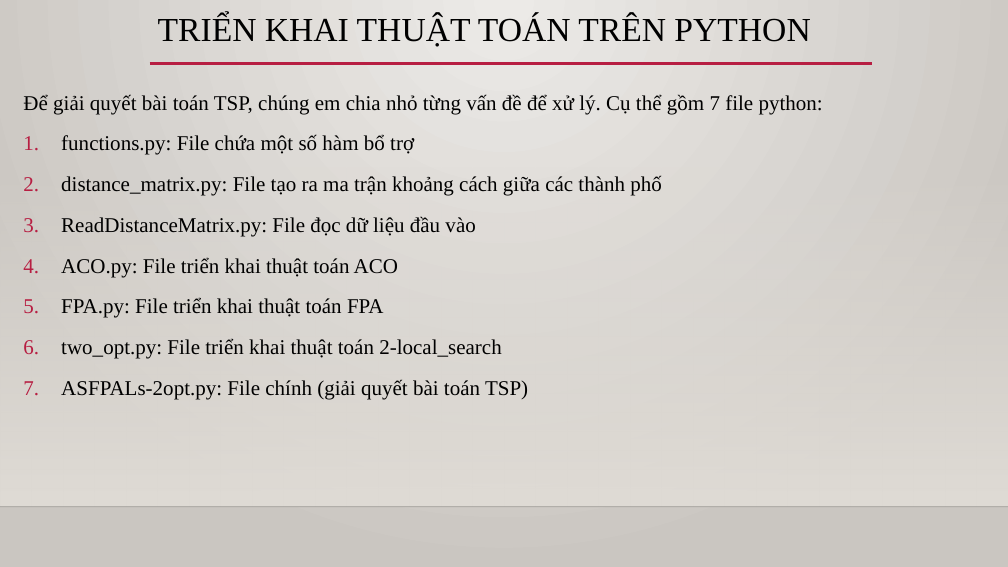
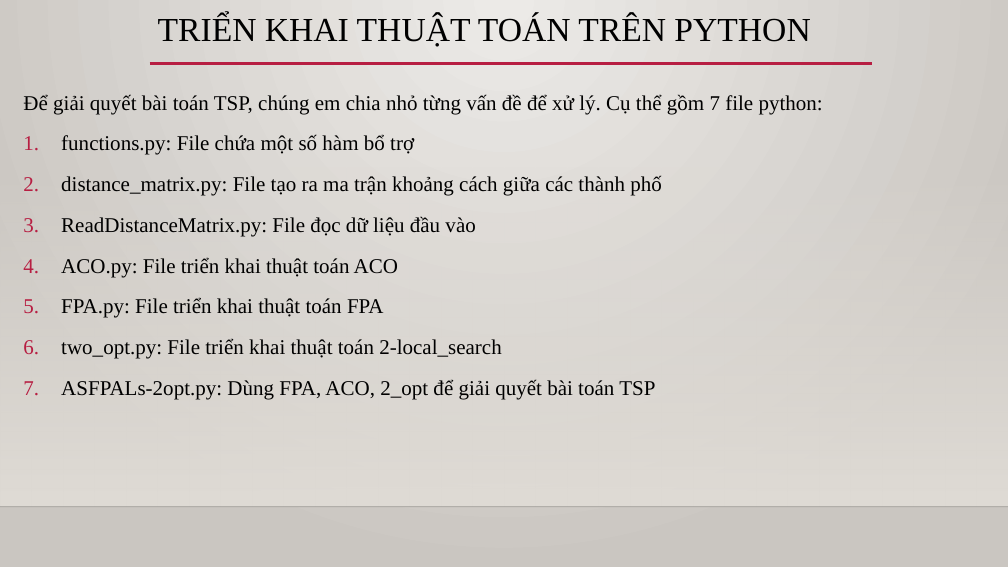
Before and after one commit to maihathm/PTTKGT-midterm, a slide deck: slide 14 of Slide_TT/52000775_52000896_52000092.pptx. Drawn at 1008x567 pixels with LibreOffice and Linux fonts; fonts in the diff are those of the drawing; background and template pictures are left out. Boxes give left, top, right and bottom in pixels: in the first picture for what was removed or moved away, otherwise in the second. Text is boxed around its words. In the diff, an @@ line names an element or a change of style, - is before the commit and + after.

```diff
--- a/Slide_TT/52000775_52000896_52000092.pptx
+++ b/Slide_TT/52000775_52000896_52000092.pptx
@@ text at bbox=[61, 379, 655, 400]: text changed @@
-7. ASFPALs-2opt.py: File chính (giải quyết bài toán TSP)
+7. ASFPALs-2opt.py: Dùng FPA, ACO, 2_opt để giải quyết bài toán TSP
```
Also in this commit, not shown: 1 other slide changed.
